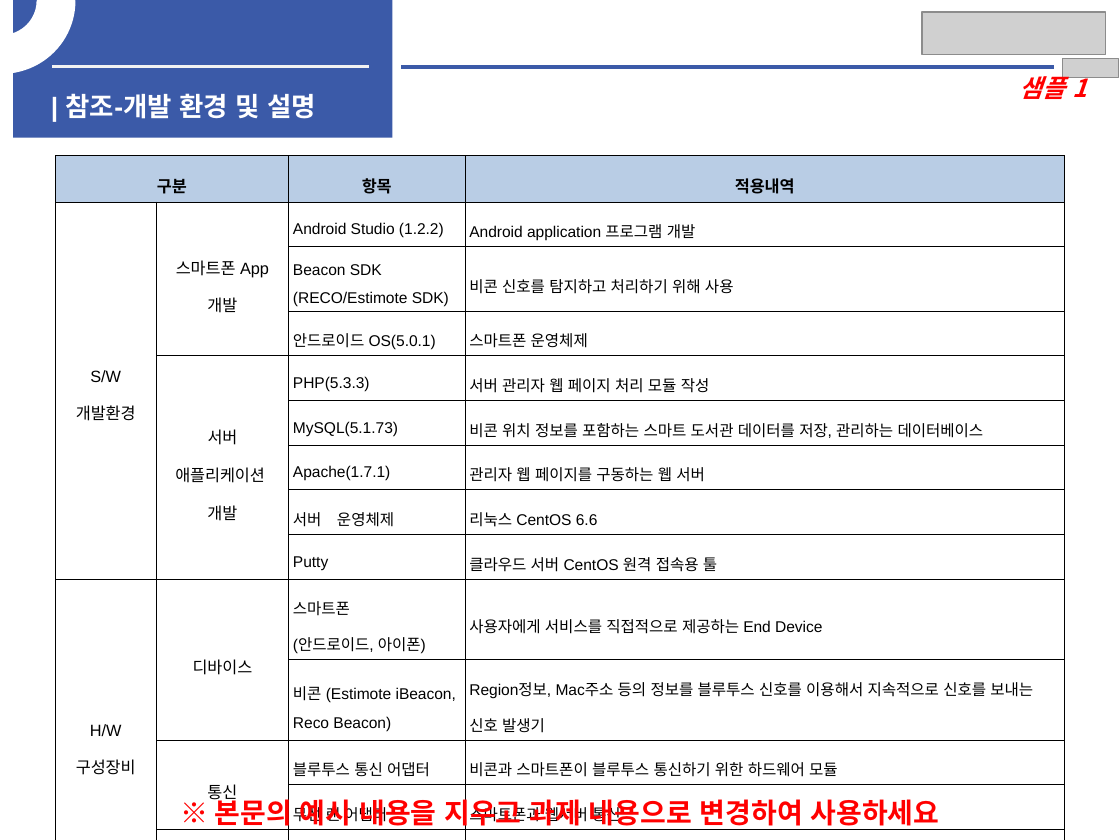
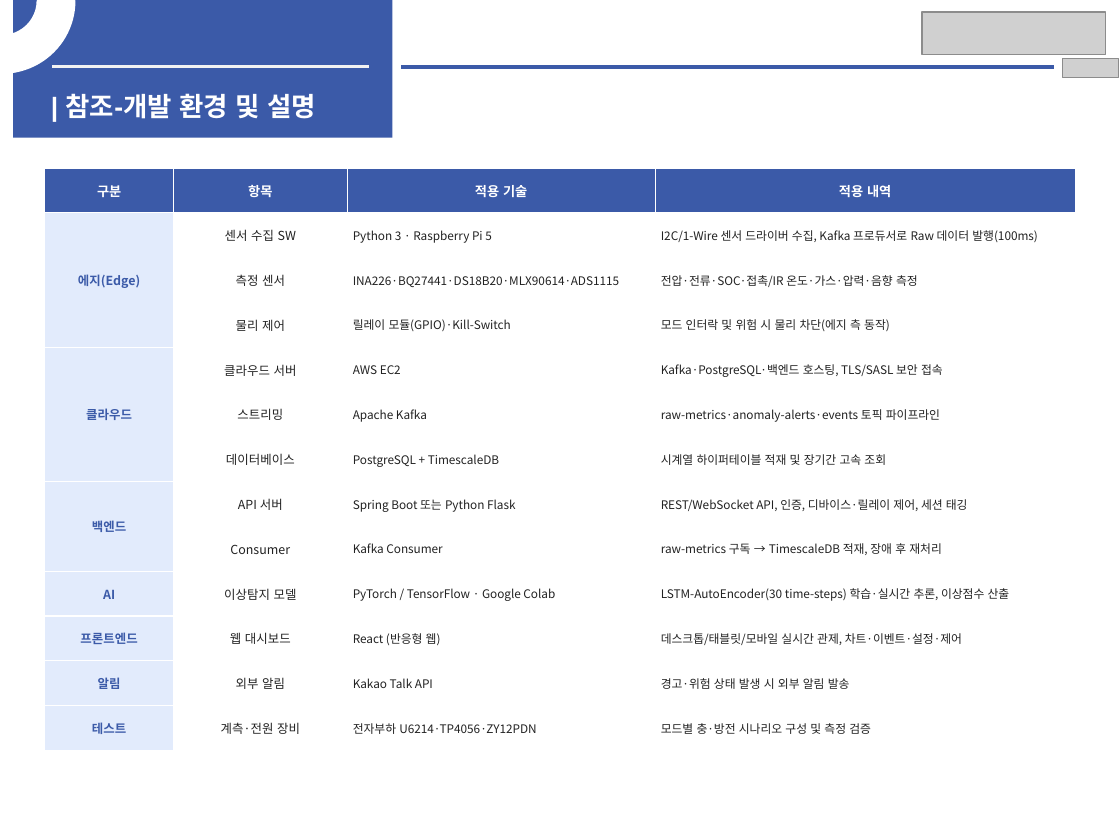
Before and after one commit to ricky30825-creator/BMS, a slide deck: slide 35 of 설계 산출물/중간 보고서-내파트.pptx (slide 23 before the commit). Drawn at 1120x840 pixels with LibreOffice and Linux fonts; fonts in the diff are those of the drawing; grey boxes stand for pictures. Boxes give left, top, right and bottom in pixels: in the first picture for what was removed or moved away, otherwise in the second. Text is boxed around its words. In the diff, an @@ line names an element or a change of style, - is before the commit and + after.

```diff
--- a/설계 산출물/중간 보고서-내파트.pptx
+++ b/설계 산출물/중간 보고서-내파트.pptx
@@ text removed at bbox=[1020, 70, 1087, 99] @@
-샘플 1
@@ table at bbox=[45, 168, 1075, 750] @@
-row 1: 구분 |  | 항목 | 적용내역
-row 2: S/W / 개발환경 | 스마트폰 App / 개발 | Android Studio (1.2.2) | Android application 프로그램 개발
-row 3:  |  | Beacon SDK (RECO/Estimote SDK) | 비콘 신호를 탐지하고 처리하기 위해 사용
-row 4:  |  | 안드로이드 OS(5.0.1) | 스마트폰 운영체제
-row 5:  | 서버 애플리케이션 / 개발 | PHP(5.3.3) | 서버 관리자 웹 페이지 처리 모듈 작성
-row 6:  |  | MySQL(5.1.73) | 비콘 위치 정보를 포함하는 스마트 도서관 데이터를 저장, 관리하는 데이터베이스
-row 7:  |  | Apache(1.7.1) | 관리자 웹 페이지를 구동하는 웹 서버
-row 8:  |  | 서버 운영체제 | 리눅스 CentOS 6.6
-row 9:  |  | Putty | 클라우드 서버 CentOS 원격 접속용 툴
-row 10: H/W / 구성장비 | 디바이스 | 스마트폰 (안드로이드, 아이폰) | 사용자에게 서비스를 직접적으로 제공하는 End Device
-row 11:  |  | 비콘 (Estimote iBeacon, Reco Beacon) | Region정보, Mac주소 등의 정보를 블루투스 신호를 이용해서 지속적으로 신호를 보내는 신호 발생기
-row 12:  | 통신 | 블루투스 통신 어댑터 | 비콘과 스마트폰이 블루투스 통신하기 위한 하드웨어 모듈
-row 13:  |  | 무선 랜 어댑터 | 스마트폰과 웹서버 통신
-row 14:  | 서버 | 클라우드 서버 | SW 개발 및 테스트를 위한 클라우드 서버 (Server, 리눅스OS, 유선 NW 등)
+row 1: 구분 | 항목 | 적용 기술 | 적용 내역
+row 2: 에지(Edge) | 센서 수집 SW | Python 3 · Raspberry Pi 5 | I2C/1-Wire 센서 드라이버 수집, Kafka 프로듀서로 Raw 데이터 발행(100ms)
+row 3:  | 측정 센서 | INA226·BQ27441·DS18B20·MLX90614·ADS1115 | 전압·전류·SOC·접촉/IR 온도·가스·압력·음향 측정
+row 4:  | 물리 제어 | 릴레이 모듈(GPIO)·Kill-Switch | 모드 인터락 및 위험 시 물리 차단(에지 측 동작)
+row 5: 클라우드 | 클라우드 서버 | AWS EC2 | Kafka·PostgreSQL·백엔드 호스팅, TLS/SASL 보안 접속
+row 6:  | 스트리밍 | Apache Kafka | raw-metrics·anomaly-alerts·events 토픽 파이프라인
+row 7:  | 데이터베이스 | PostgreSQL + TimescaleDB | 시계열 하이퍼테이블 적재 및 장기간 고속 조회
+row 8: 백엔드 | API 서버 | Spring Boot 또는 Python Flask | REST/WebSocket API, 인증, 디바이스·릴레이 제어, 세션 태깅
+row 9:  | Consumer | Kafka Consumer | raw-metrics 구독 → TimescaleDB 적재, 장애 후 재처리
+row 10: AI | 이상탐지 모델 | PyTorch / TensorFlow · Google Colab | LSTM-AutoEncoder(30 time-steps) 학습·실시간 추론, 이상점수 산출
+row 11: 프론트엔드 | 웹 대시보드 | React (반응형 웹) | 데스크톱/태블릿/모바일 실시간 관제, 차트·이벤트·설정·제어
+row 12: 알림 | 외부 알림 | Kakao Talk API | 경고·위험 상태 발생 시 외부 알림 발송
+row 13: 테스트 | 계측·전원 장비 | 전자부하 U6214·TP4056·ZY12PDN | 모드별 충·방전 시나리오 구성 및 측정 검증
@@ table: place and size @@
-table at bbox=[55, 156, 1063, 829]
+table at bbox=[45, 168, 1075, 750]
@@ text removed at bbox=[215, 795, 940, 831] @@
-※ 본문의 예시 내용을 지우고 과제 내용으로 변경하여 사용하세요
```
Also in this commit, not shown: 13 other slides changed, 19 slides added, 7 slides removed, 12 other files.
